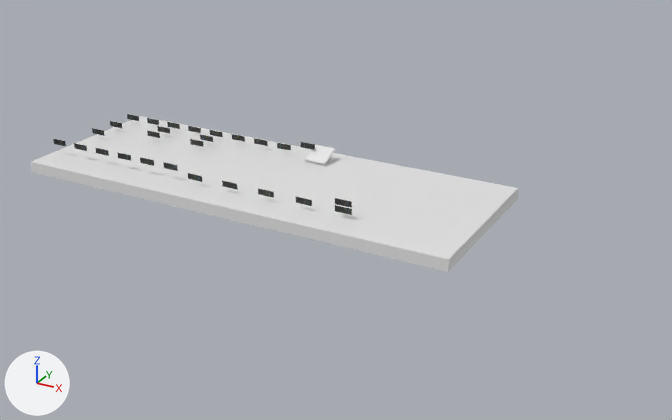
Two versions of the glTF model Examples/Custom Levels Guide/data/custom_levels/my-first-level/my-first-level.glb, one commit apart.
One viewpoint serves both versions: a 50 mm camera at (-392.5, -525.0, 63.8) aimed at (-461.2, -400.1, 1.3). Arrows for +X, +Y and +Z are at lower left; the lights stay in place. Where no turn or scale is listed for an object, it has been applied to the vertices. Vertices at the same position are counted once.

Objects in the first picture: 'Main platform'.
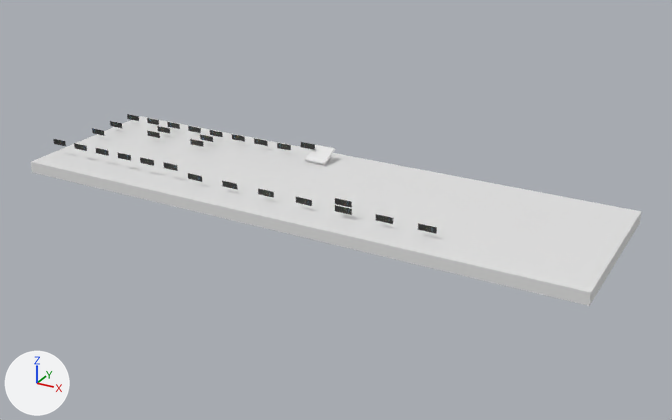
Changed parts and their boxes (x1, y1, x2, y2) in the pictures (672 x 420 px):
'Main platform', mesh rescaled (25% wider, 22% taller)
    before: (31, 116, 518, 272)
    after: (31, 116, 641, 306)
'Plane.028', added
    after: (418, 223, 437, 234)
'Plane.027', added
    after: (376, 214, 393, 224)

The edits, one by one:
Picture 'MFL-ecovent-07' (img_mfl_ecovent_07) is new.
Picture 'MFL-ecovent-06' (img_mfl_ecovent_06) is new.
Material 'MFL-ecovent-07' (mat_mfl_ecovent_07) is new.
Its texture is img_mfl_ecovent_07.
Material 'MFL-ecovent-06' (mat_mfl_ecovent_06) is new.
Its texture is img_mfl_ecovent_06.
me_cube has 8 vertices, 12 faces and spans x -15.0..65.0, y -15.0..15.0, z -2.0..0.0.
me_cube is used by ob_main_platform; location (-500.0, -400.0, 5.0).
me_cube part 1: the whole mesh is scaled about its middle by (1.25, 1, 1), then moved by (10.0, 0.0, 0.0).
Mesh me_plane_028 is new.
It has 4 vertices, 2 faces and spans x -1.46..1.46, y 0.0, z -0.51..0.51.
It uses material mat_mfl_ecovent_07 (picture img_mfl_ecovent_07).
Mesh me_plane_027 is new.
It has 4 vertices, 2 faces and spans x -1.46..1.46, y 0.0, z -0.51..0.51.
It uses material mat_mfl_ecovent_06 (picture img_mfl_ecovent_06).
Object 'Plane.028' (ob_plane_028) is new; it shows me_plane_028.
Its location is (-440.5, -410.0, 6.5).
Object 'Plane.027' (ob_plane_027) is new; it shows me_plane_027.
Its location is (-447.5, -410.0, 6.5).
